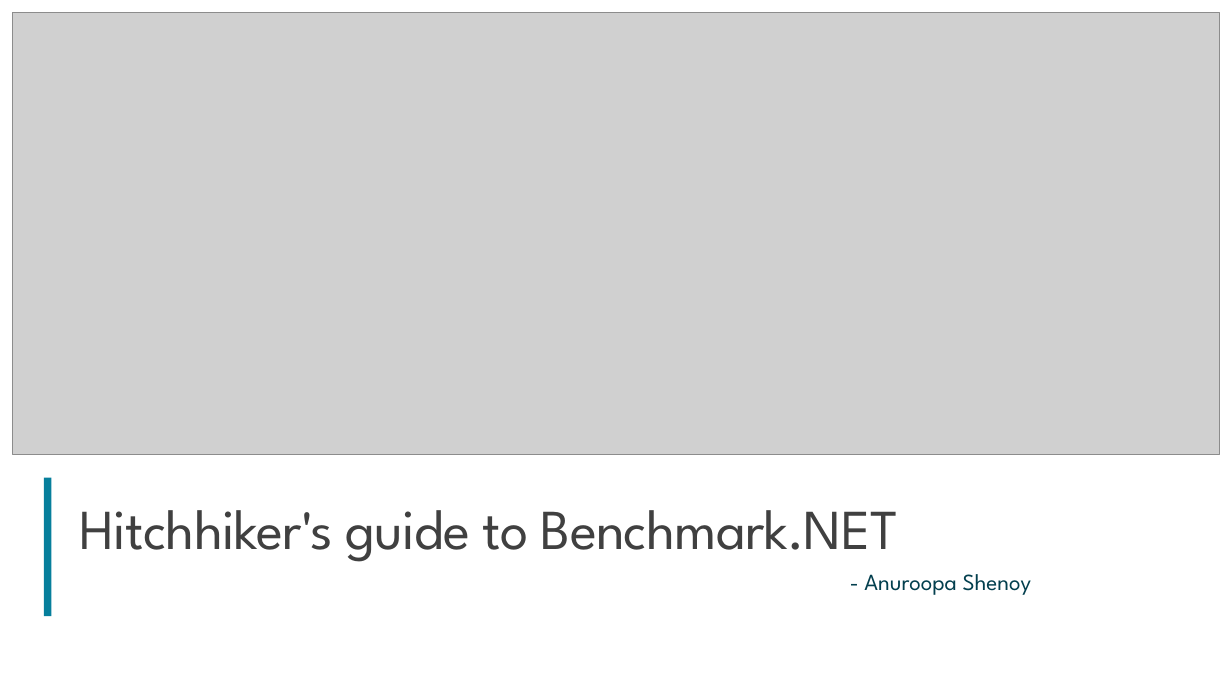
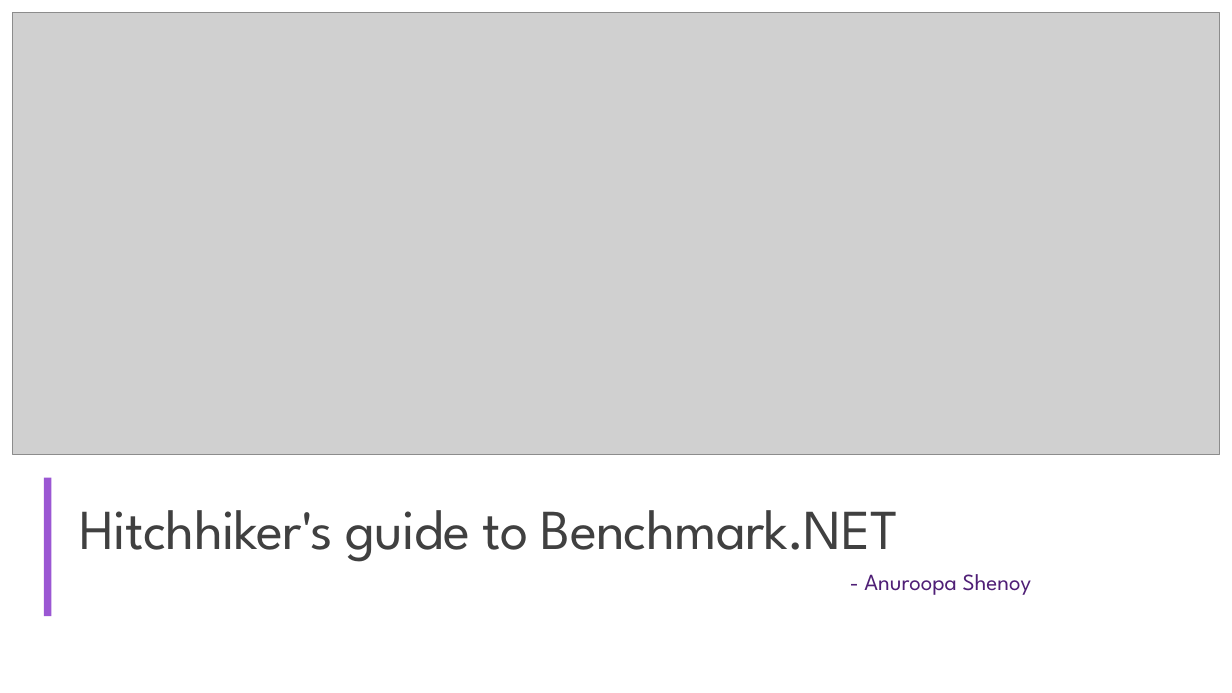
Before and after one commit to anuroopa/codecampnyc-2018, a slide deck: slide 1 of Hitchhiker's guide to Benchmark.pptx. Drawn at 1232x693 pixels with LibreOffice and Linux fonts; fonts in the diff are those of the drawing; grey boxes stand for pictures. Boxes give left, top, right and bottom in pixels: in the first picture for what was removed or moved away, otherwise in the second. Text is boxed around its words. In the diff, an @@ line names an element or a change of style, - is before the commit and + after.

Commit message:
Change theme colors

```diff
--- a/Hitchhiker's guide to Benchmark.pptx
+++ b/Hitchhiker's guide to Benchmark.pptx
@@ rectangle at [44, 478, 52, 616]: fill #067F9C to #9B57D3 @@
@@ subtitle "- Anuroopa Shenoy" at [864, 574, 1032, 595]: text colour #033F4E to #4F1F76 @@
```
Also in this commit, not shown: 30 other slides changed.
